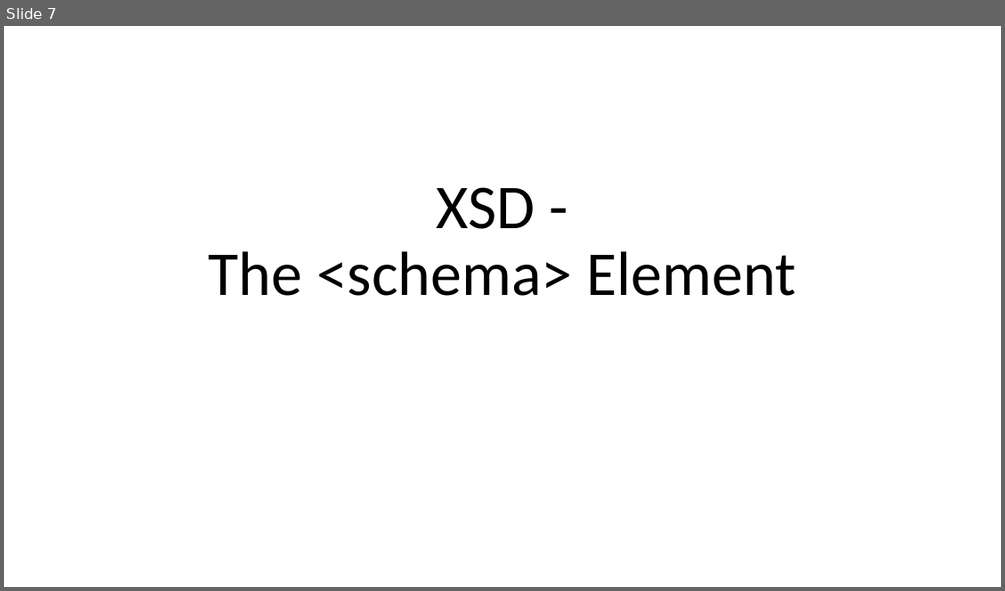
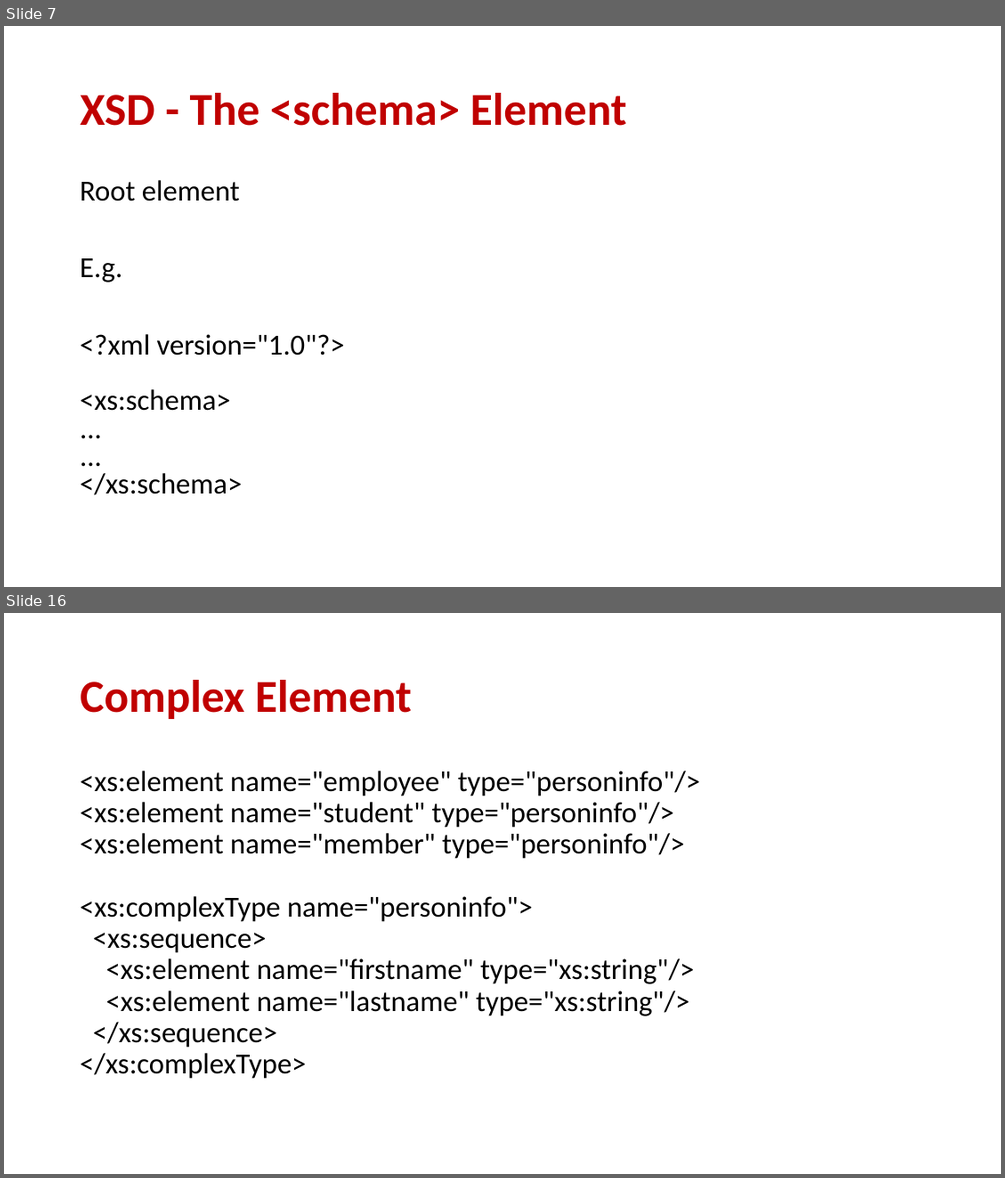
Before and after one commit to donkhan/msc, a slide deck: WebTechnology/XML/Lect_2_XML_Schema.ppt. Shown one above the other, each under a label of ours: slide 7 before the commit, slides 7 and 16 after it; the slides between them are not shown. The pictures are 1005x591 and 1005x1178 pixels, drawn with LibreOffice and Linux fonts; fonts in the diff are those of the drawing. Boxes give left, top, right and bottom in pixels: in the first picture for what was removed or moved away, otherwise in the second. Text is boxed around its words. In the diff, an @@ line names an element or a change of style, - is before the commit and + after.

```diff
--- a/WebTechnology/XML/Lect_2_XML_Schema.ppt
+++ b/WebTechnology/XML/Lect_2_XML_Schema.ppt
@@ slide 16 added at (4,613,1001,1174), background #FFFFFF @@
@@ title added at (80,680,412,719), 44 pt, text #C00000, bold @@
+Complex Element
@@ text added at (80,771,700,1078), 28 pt, text #000000 @@
+<xs:element name="employee" type="personinfo"/>
+<xs:element name="student" type="personinfo"/>
+<xs:element name="member" type="personinfo"/>
+<xs:complexType name="personinfo">
+<xs:sequence>
+<xs:element name="firstname" type="xs:string"/>
+<xs:element name="lastname" type="xs:string"/>
+</xs:sequence>
+</xs:complexType>
@@ slide 7 changed as well @@
@@ title "XSD - The <schema> Element": place and size @@
-title "XSD - The <schema> Element" at (209,187,796,296)
+title "XSD - The <schema> Element" at (80,93,627,126)
@@ title "XSD - The <schema> Element" at (80,93,627,126): size 60 to 44 pt, text colour #000000 to #C00000, bold on; alignment centre to left; vertical alignment bottom to middle @@
@@ text added at (80,180,345,495), 28 pt, text #000000 @@
+Root element
+E.g.
+<?xml version="1.0"?>
+<xs:schema>
+...
+...
+</xs:schema>
```
Also in this commit, not shown: 17 other slides changed, 18 other slides added, 19 slides removed.
